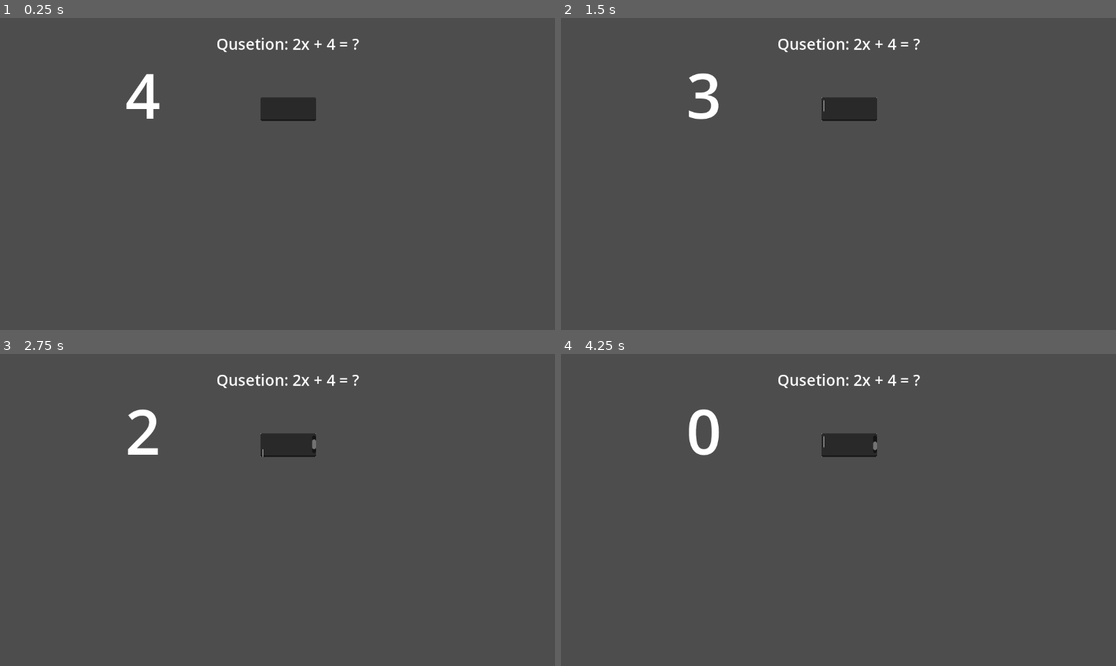
Above: before the commit, frames 1-4 (two rows, left to right).
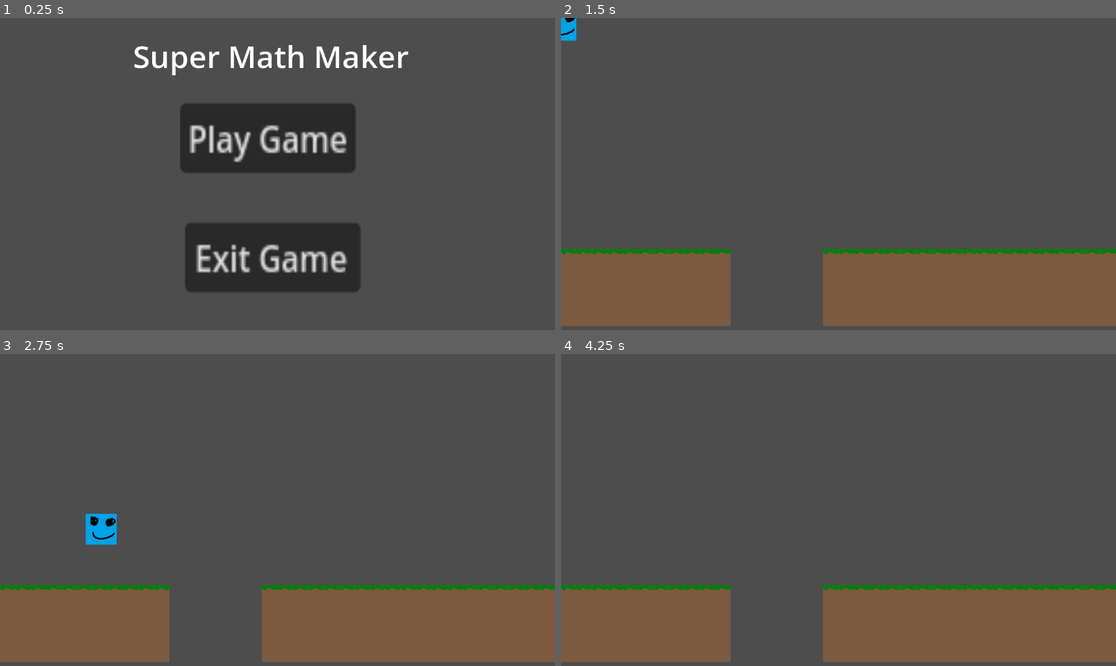
Above: after the commit, the same moments.

Repository: Super-Math-Maker/Super-Math-Maker
Game: Godot game, scene res://Resources/Scenes/Main Menu.tscn
The game is run twice, just before and just after one commit, with the same random seed, the same clock (stepped at 60 frames per second) and the same inputs. Before the commit the project starts from res://Resources/Scenes/AnswerQuestion.tscn.
Inputs (mouse positions are in pixels of both pictures, inside the frame that each line leads up to):
- Up to frame 1 (0.25 s): no input
- Up to frame 2 (1.5 s): click (827, 136) at 0.5 s, where only the run after the commit has a clickable "Play Game"; click (827, 114) at 1.25 s, where only the run after the commit has a clickable "Fractions"
- Up to frame 3 (2.75 s): tap Enter (ui_accept) at 2, 2.27 s; hold Right (ui_right) from 2.03 s (still down)
- Up to frame 4 (4.25 s): tap Enter (ui_accept) at 3.02 s; release Right (ui_right) at 3.53 s; hold Left (ui_left) from 3.53 s (still down)

The runs differ from the first frame. In frame 1, 14% of the frame differs, in the area x 22-74%, y 6-88%; in frame 2, 22%; in frame 3, 23%, in the area x 0-100%, y 6-99%; in frame 4, 22%.
Error before the commit: Invalid call. Nonexistent function 'clear' in base 'Label'. (res://Resources/Scripts/Questions.gd:21)

Commit message:
Fixed Start Scene

Diff:
--- a/project.godot
+++ b/project.godot
@@ -11,7 +11,7 @@
 [application]
 
 config/name="Project"
-run/main_scene="res://Resources/Scenes/AnswerQuestion.tscn"
+run/main_scene="res://Resources/Scenes/Main Menu.tscn"
 config/features=PackedStringArray("4.1", "Forward Plus")
 config/icon="res://icon.svg"
 
